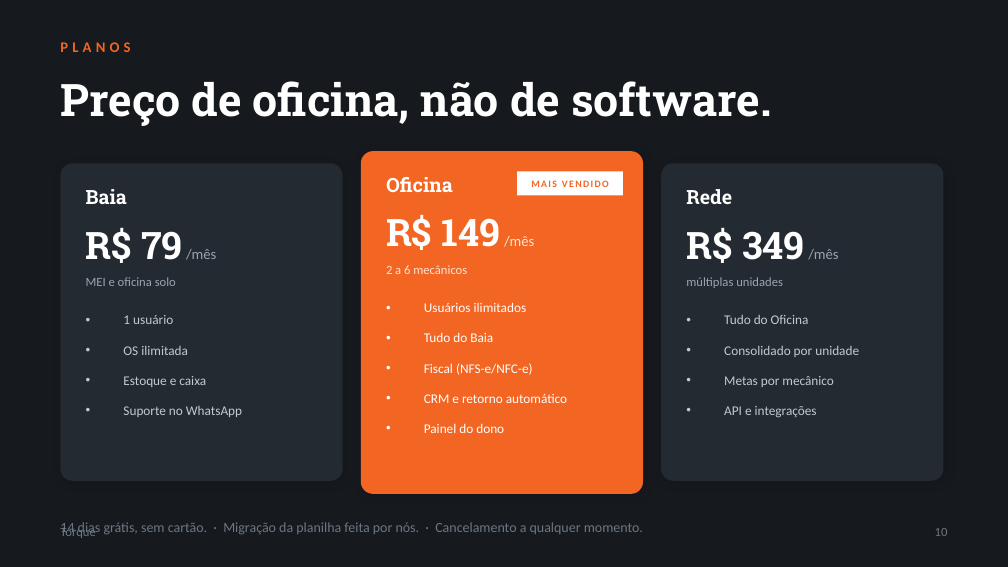
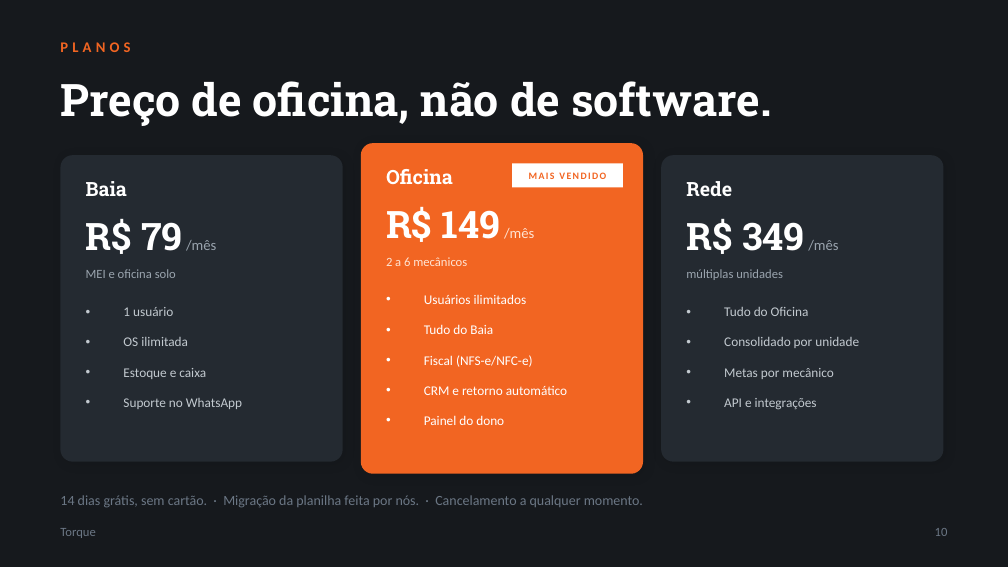
Before and after one commit to viviangitti/gss-academy-app, a slide deck: slide 10 of deck-torque/Torque-ERP-Oficinas.pptx. Drawn at 1008x567 pixels with LibreOffice and Linux fonts; fonts in the diff are those of the drawing. Boxes give left, top, right and bottom in pixels: in the first picture for what was removed or moved away, otherwise in the second. Text is boxed around its words. In the diff, an @@ line names an element or a change of style, - is before the commit and + after.

```diff
--- a/deck-torque/Torque-ERP-Oficinas.pptx
+++ b/deck-torque/Torque-ERP-Oficinas.pptx
@@ rounded rectangle resized from (x1=361, y1=151, x2=643, y2=494) to (x1=361, y1=143, x2=643, y2=474) @@
@@ rounded rectangle resized from (x1=60, y1=163, x2=343, y2=481) to (x1=60, y1=155, x2=343, y2=462) @@
@@ rectangle "MAIS VENDIDO" resized from (x1=517, y1=171, x2=623, y2=196) to (x1=512, y1=163, x2=623, y2=187) @@
@@ rounded rectangle resized from (x1=661, y1=163, x2=943, y2=481) to (x1=661, y1=155, x2=943, y2=462) @@
@@ 22 texts moved together from (x1=86, y1=177, x2=859, y2=433) to (x1=86, y1=169, x2=859, y2=425) @@
@@ text "14 dias grátis, sem cartão. ..." moved from (x1=60, y1=522, x2=643, y2=536) to (x1=60, y1=495, x2=643, y2=507) @@
```
Also in this commit, not shown: 5 other slides changed, 5 other files.
